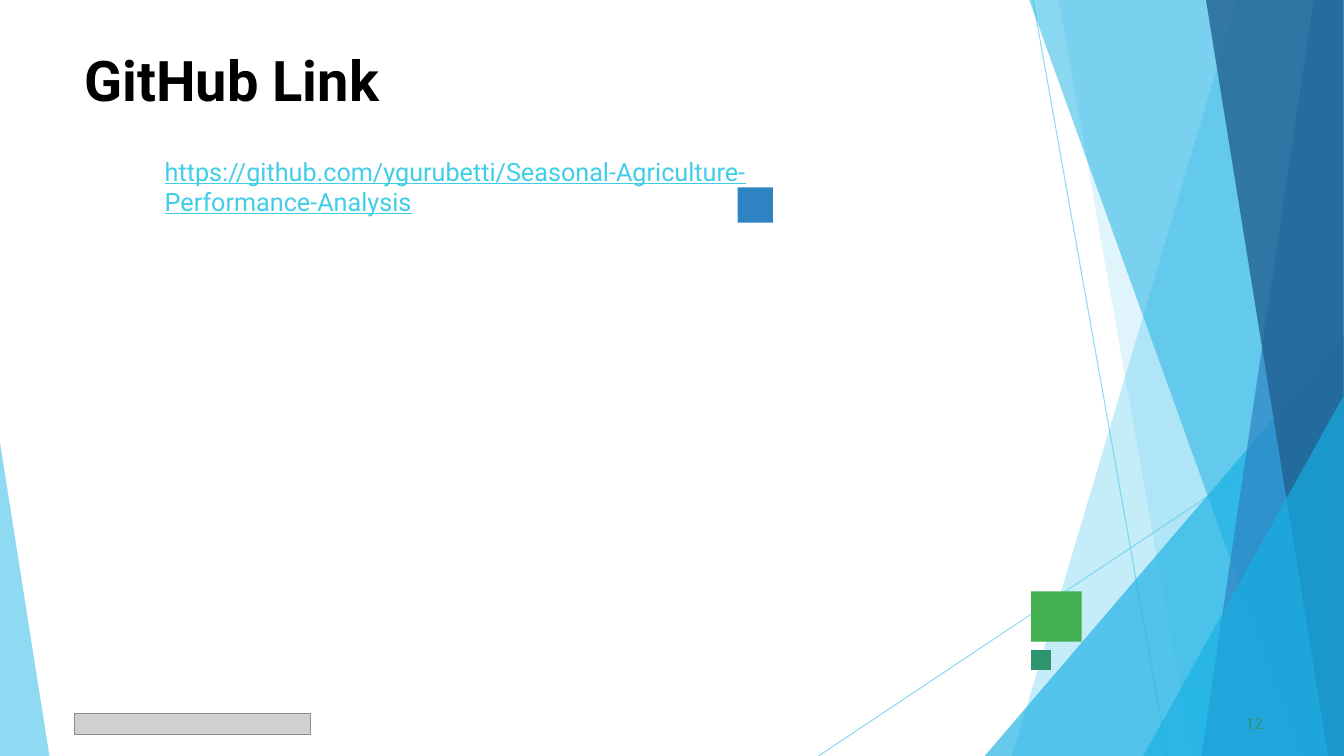
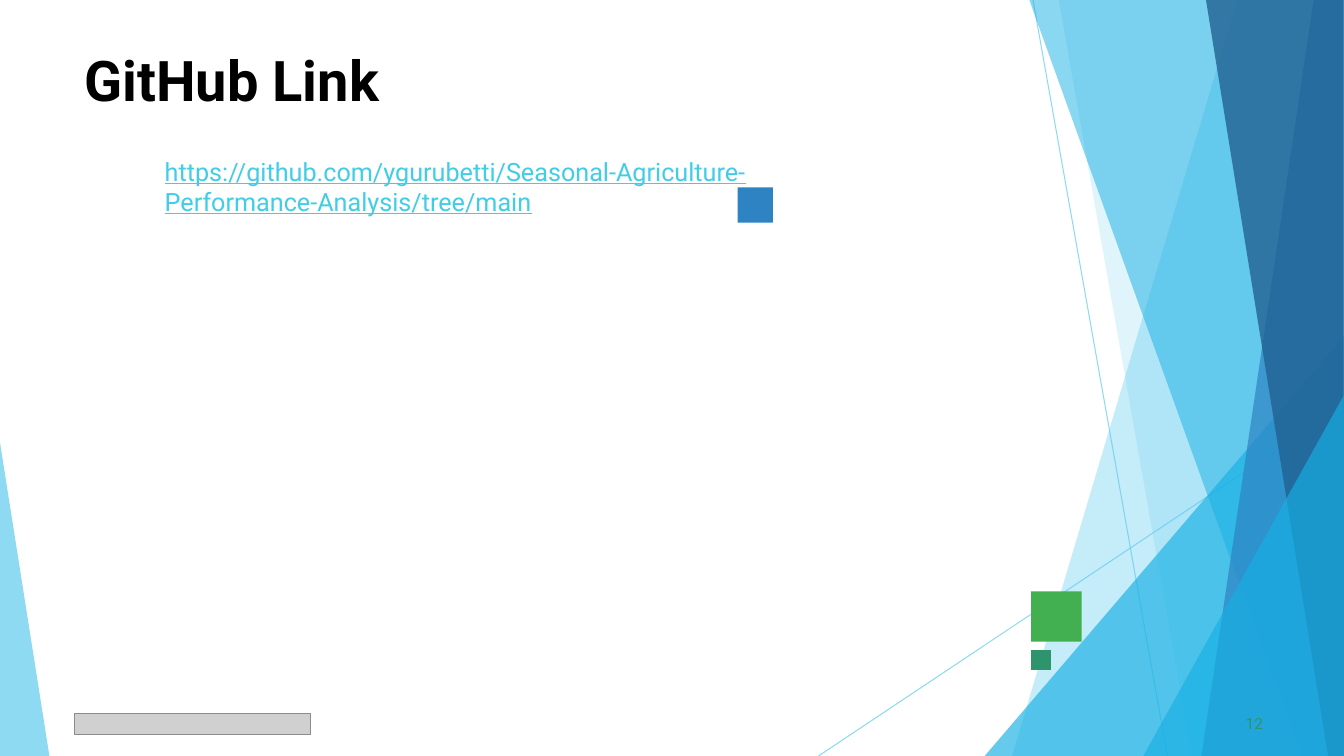
Before and after one commit to ygurubetti/Seasonal-Agriculture-Performance-Analysis, a slide deck: slide 12 of VOIS_Major_Project_PPT.pptx. Drawn at 1344x756 pixels with LibreOffice and Linux fonts; fonts in the diff are those of the drawing; grey boxes stand for pictures. Boxes give left, top, right and bottom in pixels: in the first picture for what was removed or moved away, otherwise in the second. Text is boxed around its words. In the diff, an @@ line names an element or a change of style, - is before the commit and + after.

```diff
--- a/VOIS_Major_Project_PPT.pptx
+++ b/VOIS_Major_Project_PPT.pptx
@@ text at [165,162,745,217]: text changed @@
-https://github.com/ygurubetti/Seasonal-Agriculture-Performance-Analysis
+https://github.com/ygurubetti/Seasonal-Agriculture-Performance-Analysis/tree/main
```
Also in this commit, not shown: 1 other slide changed.
